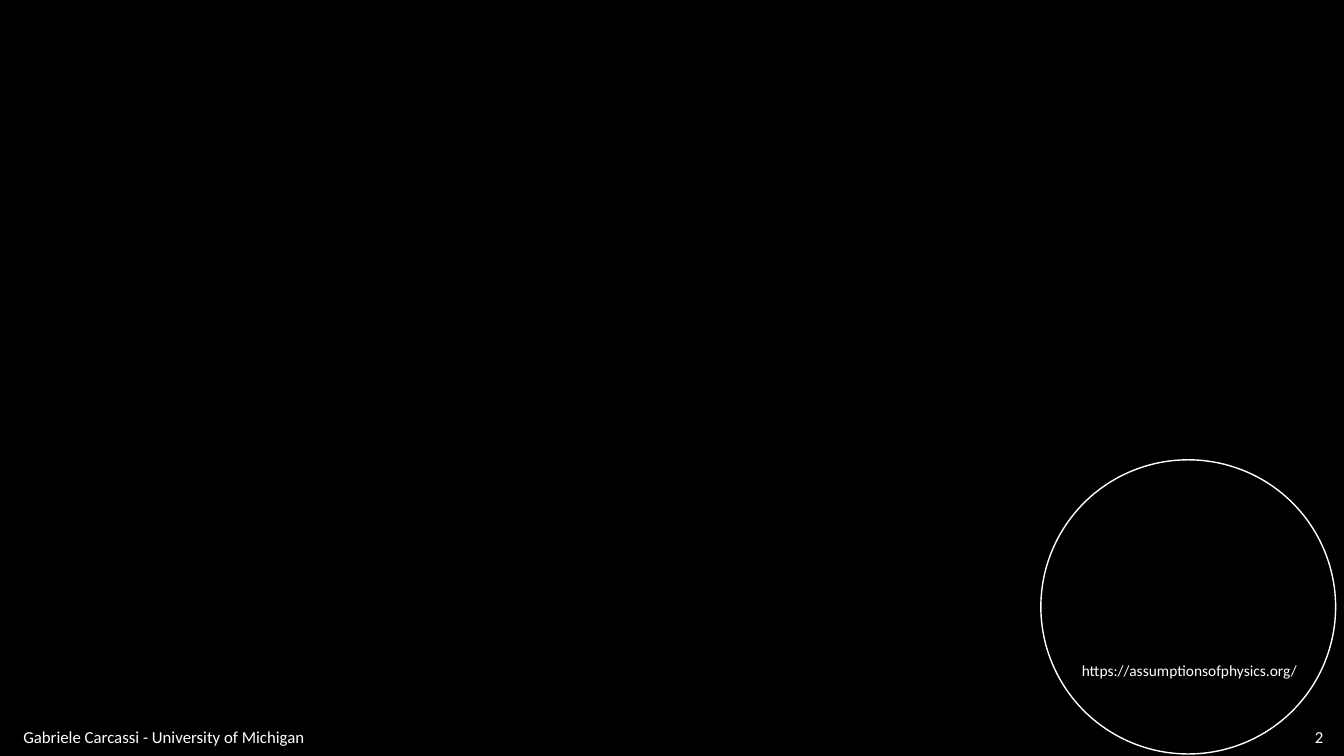
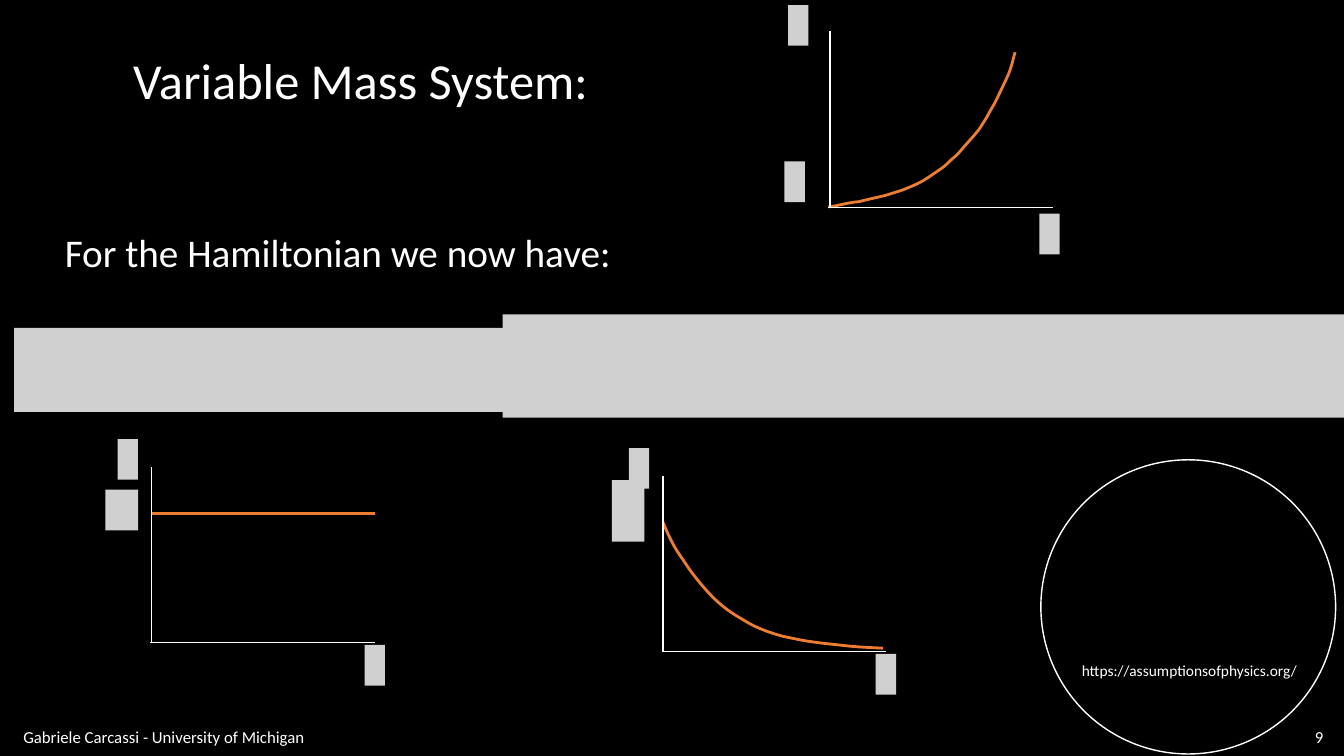
Before and after one commit to assumptionsofphysics/slides, a slide deck: slide 9 of BookCompanions-v2/RP-Class-2.pptx (slide 2 before the commit). Drawn at 1344x756 pixels with LibreOffice and Linux fonts; fonts in the diff are those of the drawing; grey boxes stand for pictures; background and template pictures are left out. Boxes give left, top, right and bottom in pixels: in the first picture for what was removed or moved away, otherwise in the second. Text is boxed around its words. In the diff, an @@ line names an element or a change of style, - is before the commit and + after.

```diff
--- a/BookCompanions-v2/RP-Class-2.pptx
+++ b/BookCompanions-v2/RP-Class-2.pptx
@@ picture added at (788,5,809,45) @@
@@ freeform shape added at (825,31,830,208), outline #FFFFFF 1 pt @@
@@ freeform shape added at (829,52,1015,207), outline #ED7D31 2 pt @@
@@ text added at (133,64,588,107), 36 pt, text #FFFFFF @@
+Variable Mass System:
@@ picture added at (784,161,805,202) @@
@@ freeform shape added at (829,202,1053,207), outline #FFFFFF 1 pt @@
@@ text added at (65,239,611,268), 28 pt, text #FFFFFF @@
+For the Hamiltonian we now have:
@@ picture added at (1040,214,1060,254) @@
@@ picture added at (14,328,529,411) @@
@@ picture added at (503,315,1344,417) @@
@@ picture added at (118,440,138,480) @@
@@ picture added at (629,449,649,489) @@
@@ freeform shape added at (147,467,152,643), outline #FFFFFF 1 pt @@
@@ freeform shape added at (658,476,663,652), outline #FFFFFF 1 pt @@
@@ picture added at (106,490,138,530) @@
@@ freeform shape added at (152,508,376,513), outline #ED7D31 2 pt @@
@@ picture added at (612,480,644,541) @@
@@ freeform shape added at (663,522,883,648), outline #ED7D31 2 pt @@
@@ freeform shape added at (151,638,375,643), outline #FFFFFF 1 pt @@
@@ picture added at (365,645,385,686) @@
@@ freeform shape added at (662,647,886,652), outline #FFFFFF 1 pt @@
@@ picture added at (876,654,896,695) @@
@@ page number at (1315,732,1323,743): text changed @@
-2
+9
```
Also in this commit, not shown: 12 other slides changed, 3 slides removed, 1 other file.
